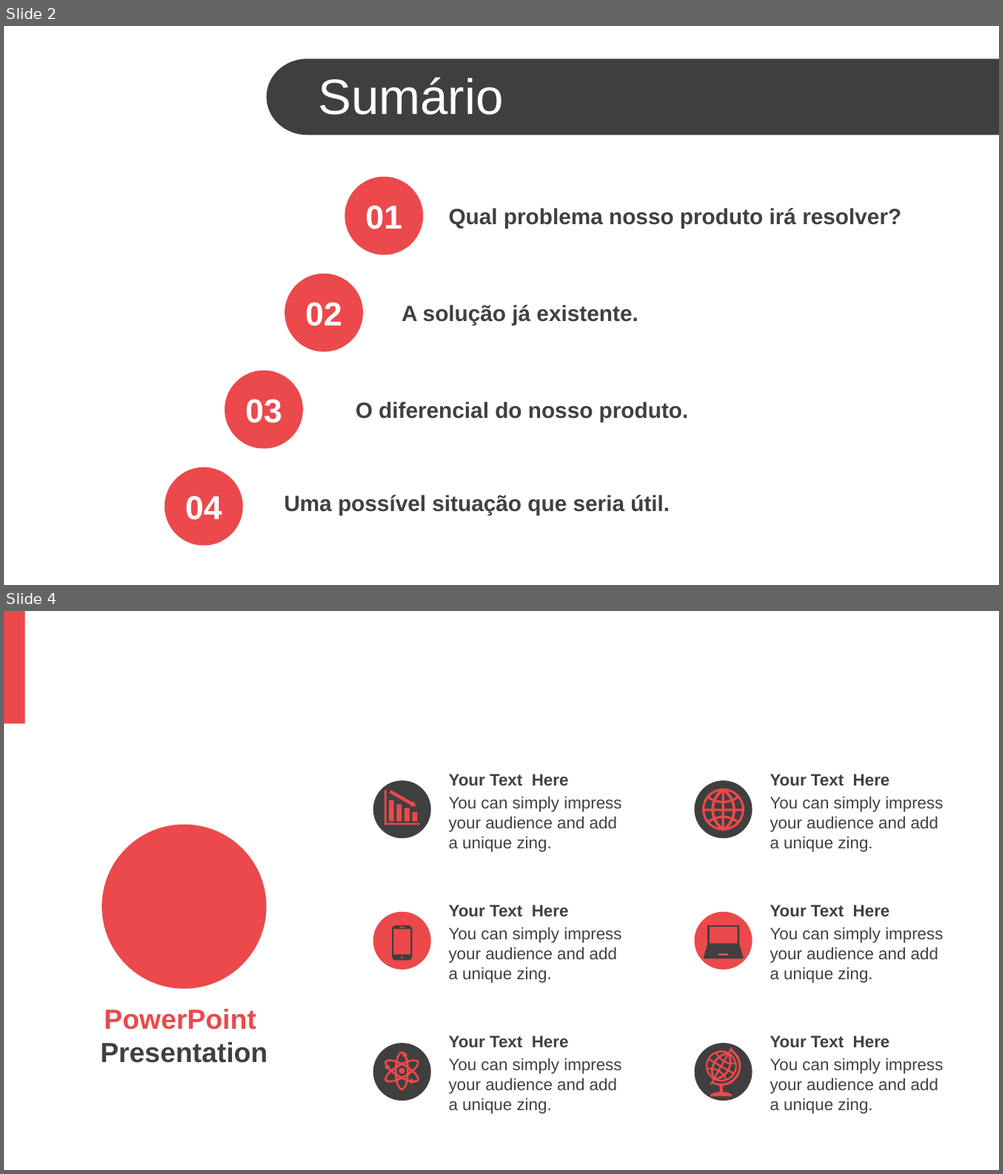
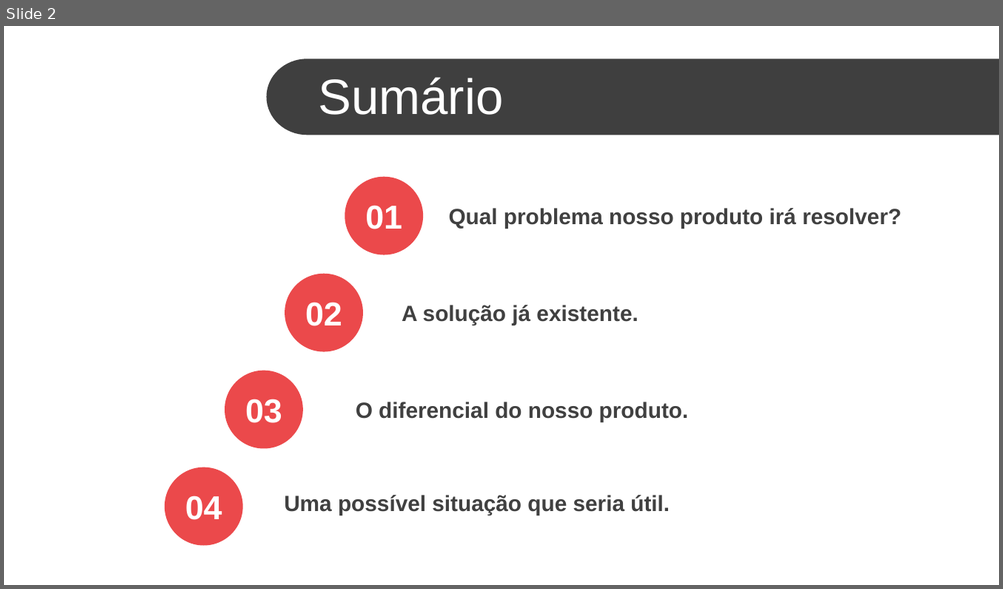
Before and after one commit to WagnerCaetano/TCC-2019, a slide deck: APRESENTAÇÃO TCC.pptx. Shown one above the other, each under a label of ours: slides 2 and 4 before the commit, slide 2 after it; the slides between them are not shown. The pictures are 1003x1174 and 1003x589 pixels, drawn with LibreOffice and Linux fonts; fonts in the diff are those of the drawing; background and template pictures are left out. Boxes give left, top, right and bottom in pixels: in the first picture for what was removed or moved away, otherwise in the second. Text is boxed around its words. In the diff, an @@ line names an element or a change of style, - is before the commit and + after.

```diff
--- a/APRESENTAÇÃO TCC.pptx
+++ b/APRESENTAÇÃO TCC.pptx
@@ slide 4 removed at box(4, 611, 999, 1170), background picture (left out) @@
@@ rectangle removed at box(4, 611, 25, 723) @@
@@ text removed at box(39, 620, 822, 683) @@
-O produto que já existe
@@ ellipse removed at box(373, 781, 431, 839) @@
@@ text removed at box(449, 774, 569, 786) @@
-Your Text Here
@@ ellipse removed at box(694, 781, 752, 839) @@
@@ freeform shape removed at box(702, 788, 744, 830) @@
@@ text removed at box(770, 774, 890, 786) @@
-Your Text Here
@@ freeform shape removed at box(384, 790, 418, 825) @@
@@ text removed at box(449, 796, 621, 852) @@
-You can simply impress your audience and add a unique zing.
@@ text removed at box(770, 796, 942, 852) @@
-You can simply impress your audience and add a unique zing.
@@ ellipse removed at box(102, 825, 265, 989) @@
@@ ellipse removed at box(373, 912, 431, 970) @@
@@ text removed at box(449, 905, 569, 917) @@
-Your Text Here
@@ ellipse removed at box(694, 912, 752, 970) @@
@@ text removed at box(770, 905, 890, 917) @@
-Your Text Here
@@ freeform shape removed at box(392, 925, 412, 960) @@
@@ text removed at box(449, 927, 621, 983) @@
-You can simply impress your audience and add a unique zing.
@@ freeform shape removed at box(703, 925, 743, 958) @@
@@ text removed at box(770, 927, 942, 983) @@
-You can simply impress your audience and add a unique zing.
@@ text removed at box(100, 1009, 267, 1063) @@
-PowerPoint Presentation
@@ ellipse removed at box(373, 1044, 431, 1102) @@
@@ freeform shape removed at box(384, 1051, 418, 1091) @@
@@ text removed at box(449, 1036, 569, 1048) @@
-Your Text Here
@@ ellipse removed at box(694, 1044, 752, 1102) @@
@@ freeform shape removed at box(706, 1048, 740, 1096) @@
@@ text removed at box(770, 1036, 890, 1048) @@
-Your Text Here
@@ text removed at box(449, 1058, 621, 1114) @@
-You can simply impress your audience and add a unique zing.
@@ text removed at box(770, 1058, 942, 1114) @@
-You can simply impress your audience and add a unique zing.
```
Also in this commit, not shown: 3 slides changed, 3 slides added, 2 other slides removed, 1 other file.
